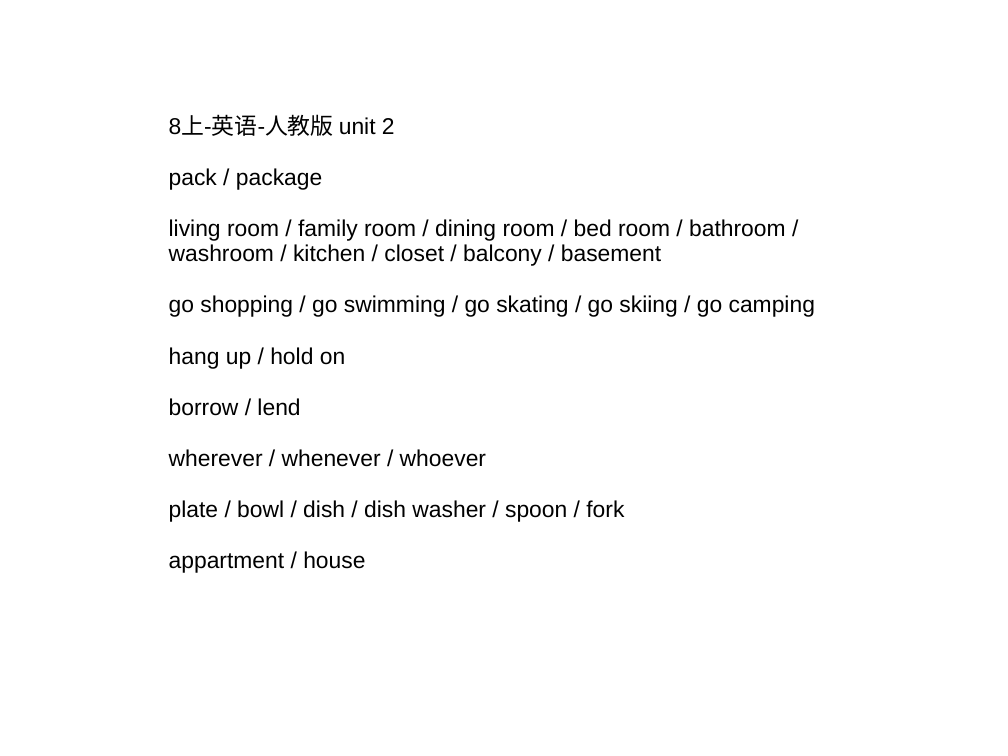
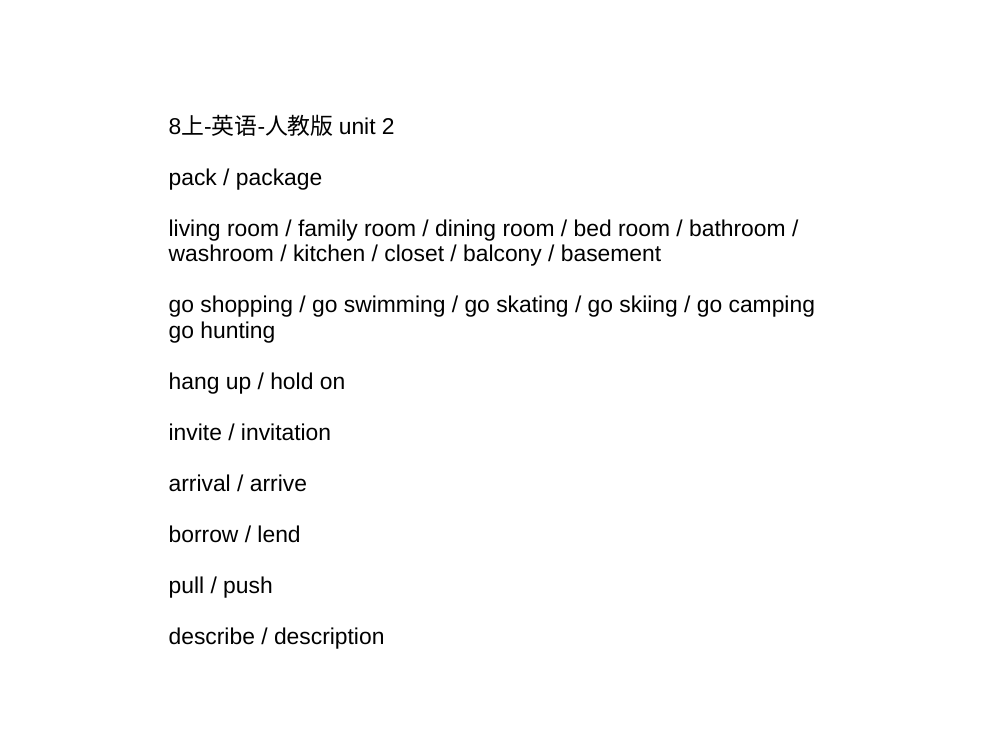
Before and after one commit to ericzhang/english-math, a slide deck: slide 1 of english/grade-8-上/8上英语人教版-unit-2-words.ppt. Drawn at 1008x756 pixels with LibreOffice and Linux fonts; fonts in the diff are those of the drawing. Boxes give left, top, right and bottom in pixels: in the first picture for what was removed or moved away, otherwise in the second. Text is boxed around its words. In the diff, an @@ line names an element or a change of style, - is before the commit and + after.

```diff
--- a/english/grade-8-上/8上英语人教版-unit-2-words.ppt
+++ b/english/grade-8-上/8上英语人教版-unit-2-words.ppt
@@ text at box(169, 321, 275, 343): paragraph added @@
+go hunting
@@ text at box(169, 423, 331, 492): paragraphs added @@
+invite / invitation
+arrival / arrive
@@ text at box(169, 576, 384, 649): text changed @@
-wherever / whenever / whoever
-plate / bowl / dish / dish washer / spoon / fork
-appartment / house
+pull / push
+describe / description
```
Also in this commit, not shown: 4 slides added, 10 other files.
